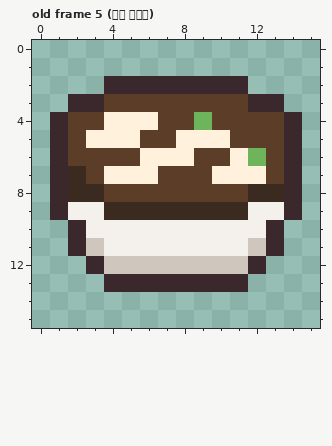
Pixel-art file, stored at dev/art_src/dishes/dishes.aseprite. Above: the version before the commit.
16x16 pixels, 18 frames. Colours within 5 levels of each other are drawn and written as one. Shown: old frame 5 (짜장 떡볶이). The commit also changed other frames, which this record leaves out.
The result:
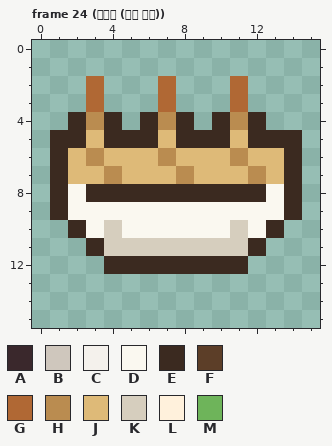
Palette (. is transparent): A #3a282c  B #cfc7bd  C #f4f1ec  D #faf8f0  E #3b2a20  F #5c3e28  G #b06834  H #ba8c50  J #deba78  K #d6cebe  L #fff1dc  M #6eb45a
A new or re-ordered frame is compared with the old frame closest to it.
The commit says: 음식 Aseprite에 메뉴 연구 새 메뉴 6가지 초안 (우동·돈까스·라볶이·라면·순대·어묵탕) 아직 게임에 없는 메뉴라 버전은 올리지 않았어요.
Difference:
frames 18 -> 24
Changed rows in their new state; - is an unchanged pixel.
Frame 24 (어묵탕 (메뉴 연구)) is new; against old frame 5 (짜장 떡볶이):
first column x 1:
 2 --G...G...G---
 3 -.G...G...G..-
 4 .EHE.EHE.EHE..
 5 EEJEEEJEEEJEEE
 6 EJHJJJHJJJHJJE
 7 EJJHJJJHJJJHJE
 8 ED-EEEEEEEE-DE
 9 EDDDDDDDDDDDDE
10 -EDKDDDDDDKDE-
11 -.EKKKKKKKKE.-
12 --.EEEEEEEE.--
13 ---........---
